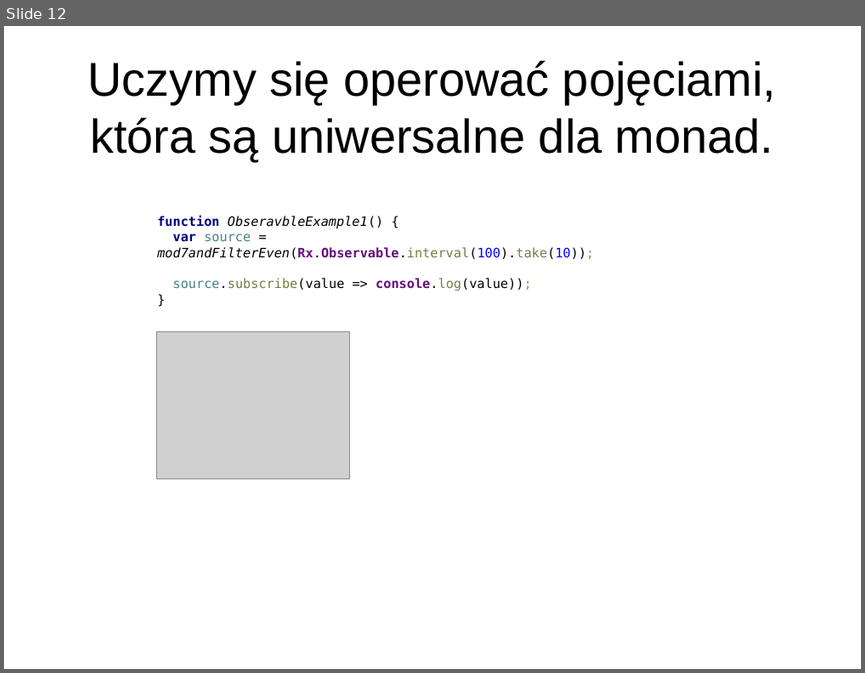
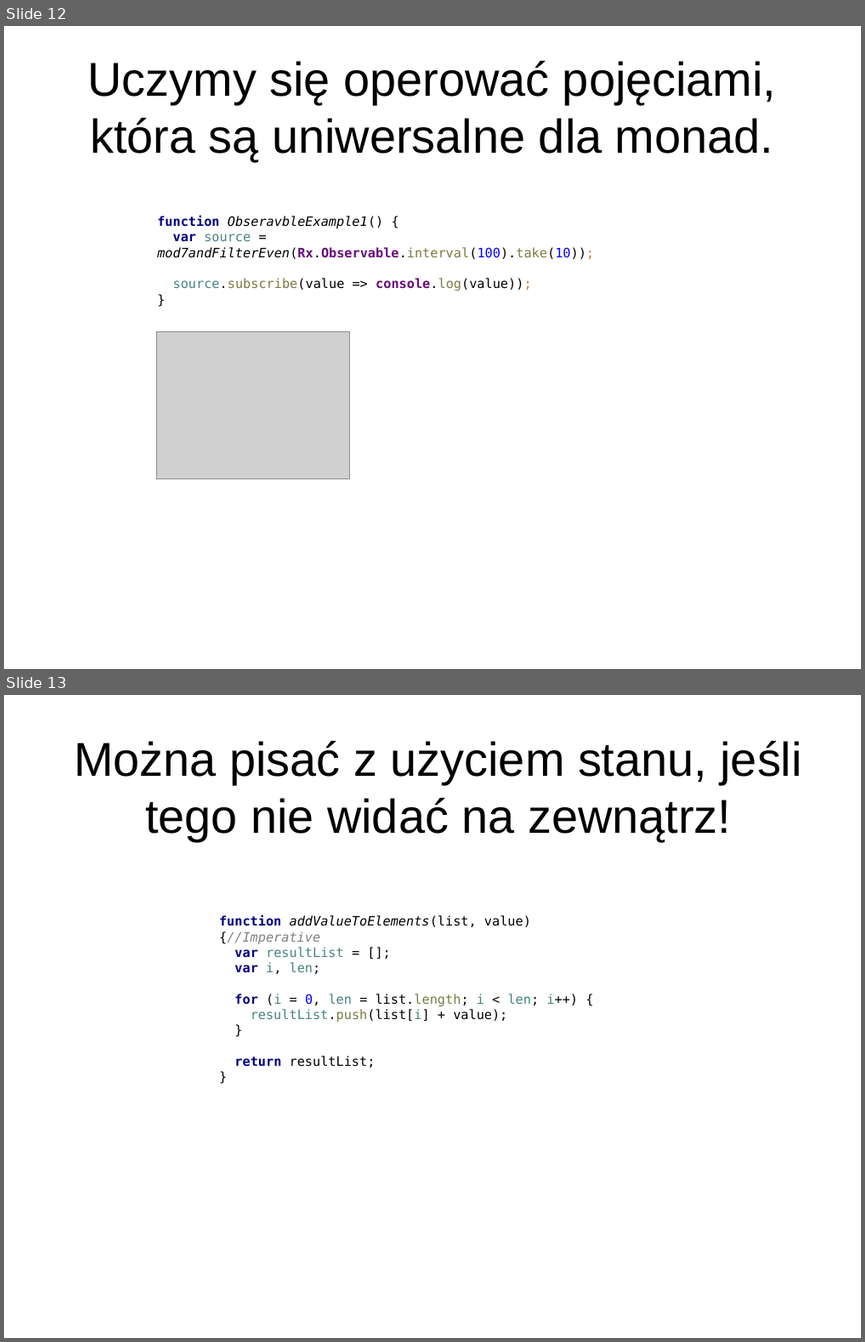
Before and after one commit to sielakos/js-monads, a slide deck: monads.odp. Shown one above the other, each under a label of ours: slide 12 before the commit, slides 12 and 13 after it. The pictures are 865x673 and 865x1342 pixels, drawn with LibreOffice and Linux fonts; fonts in the diff are those of the drawing; grey boxes stand for pictures. Boxes give left, top, right and bottom in pixels: in the first picture for what was removed or moved away, otherwise in the second. Text is boxed around its words. In the diff, an @@ line names an element or a change of style, - is before the commit and + after.

```diff
--- a/monads.odp
+++ b/monads.odp
@@ slide 13 added at (x1=4, y1=695, x2=861, y2=1338), background #FFFFFF @@
@@ title added at (x1=74, y1=741, x2=802, y2=841), 44 pt, text #000000 @@
+Można pisać z użyciem stanu, jeśli tego nie widać na zewnątrz!
@@ text added at (x1=219, y1=915, x2=578, y2=1067), 12 pt, text #000000 @@
+function addValueToElements(list, value) {//Imperative
+var resultList = [];
+var i, len;
+for (i = 0, len = list.length; i < len; i++) {
+resultList.push(list[i] + value);
+}
+return resultList;
+}
```
Also in this commit, not shown: 2 other slides added, 8 other files.
